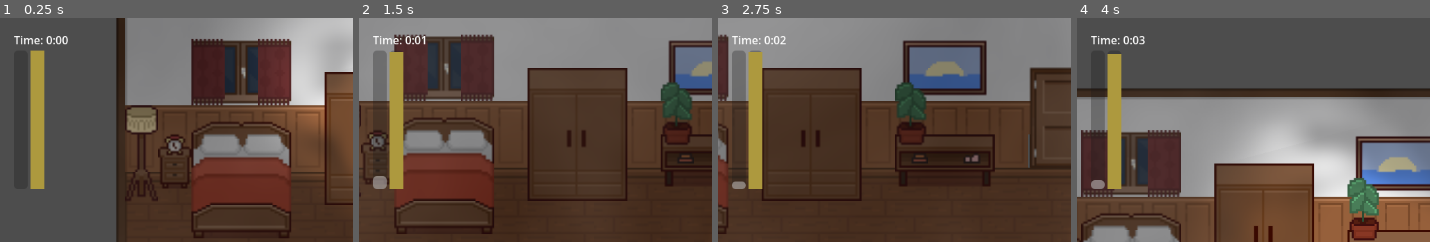
Above: before the commit, frames 1-4 (left to right).
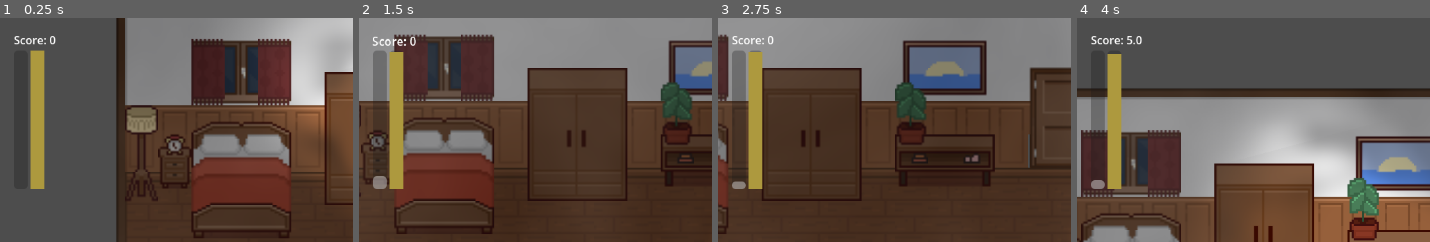
Above: after the commit, the same moments.

Repository: ethantheb/jammers
Game: Godot game, scene res://scenes/bedroom.tscn
Two runs of this game, one before a commit and one after it. Both use one fixed random seed, a clock stepped at 60 frames per second and the inputs below.
Inputs (mouse positions are % of the whole screen's width and height, from its top left):
- Up to frame 1 (0.25 s): no input
- Up to frame 2 (1.5 s): tap Enter at 0.5 s; move the mouse to (81, 45) at 0.52 s; hold Right (ui_right) 0.53-1.28 s; tap Q at 0.6 s; click (81, 45) at 0.67 s; move the mouse to (34, 55) at 1.27 s; hold Down (ui_down) from 1.28 s (still down); tap P at 1.35 s; click (34, 55) at 1.42 s
- Up to frame 3 (2.75 s): tap Space at 2 s; move the mouse to (68, 28) at 2.02 s; release Down (ui_down) at 2.03 s; hold Right (ui_right) from 2.03 s (still down); tap Q at 2.1 s; click (68, 28) at 2.17 s
- Up to frame 4 (4 s): move the mouse to (51, 70) at 2.77 s; release Right (ui_right) at 2.78 s; hold Up (ui_up) 2.78-3.53 s; tap P at 2.85 s; click (51, 70) at 2.92 s; move the mouse to (91, 65) at 3.52 s; hold Left (ui_left) from 3.53 s (still down); tap Q at 3.6 s; click (91, 65) at 3.67 s
The pictures show only the part of the screen within x 0-50%, y 0-50%; the shares and areas given below are measured in that part.

The runs differ from the first frame. In frame 1, 0.4% of the frame differs, in the area x 3-20%, y 8-13%; in frame 2, 0.4%, in the area x 3-19%, y 8-13%; in frame 3, 0.3%; in frame 4, 0.4%.

Commit message:
scoring system

Diff:
--- a/scenes/hud.tscn
+++ b/scenes/hud.tscn
@@ -1,14 +1,15 @@
 [gd_scene format=3 uid="uid://b354j06a8ylbw"]
 
 [ext_resource type="Script" uid="uid://ccungpfaneqye" path="res://scripts/hud.gd" id="1_hud"]
+[ext_resource type="Script" uid="uid://bcw5qltyltgu7" path="res://scripts/impact_label.gd" id="2_oo0fn"]
 
 [sub_resource type="StyleBoxFlat" id="StyleBoxFlat_ahhtf"]
 bg_color = Color(0.6785269, 0.60005844, 0.24203965, 1)
 
-[node name="HUD" type="CanvasLayer" unique_id=214503699]
+[node name="HUD" type="CanvasLayer" unique_id=1677856514]
 script = ExtResource("1_hud")
 
-[node name="MarginContainer" type="MarginContainer" parent="." unique_id=2024882663]
+[node name="MarginContainer" type="MarginContainer" parent="." unique_id=1648712113]
 anchors_preset = 15
 anchor_right = 1.0
 anchor_bottom = 1.0
@@ -19,19 +20,21 @@
 theme_override_constants/margin_right = 20
 theme_override_constants/margin_bottom = 20
 
-[node name="VBoxContainer" type="VBoxContainer" parent="MarginContainer" unique_id=478686627]
+[node name="VBoxContainer" type="VBoxContainer" parent="MarginContainer" unique_id=874052725]
 layout_mode = 2
 size_flags_horizontal = 0
 size_flags_vertical = 0
 
-[node name="TimerLabel" type="Label" parent="MarginContainer/VBoxContainer" unique_id=1496003848]
+[node name="ScoreLabel" type="Label" parent="MarginContainer/VBoxContainer" unique_id=67387949]
 layout_mode = 2
-text = "Time: 0:00"
+text = "Score: 0"
+script = ExtResource("2_oo0fn")
+max_shake_magnitude = 40.0
 
-[node name="HBoxContainer" type="HBoxContainer" parent="MarginContainer/VBoxContainer" unique_id=1731528821]
+[node name="HBoxContainer" type="HBoxContainer" parent="MarginContainer/VBoxContainer" unique_id=1036260222]
 layout_mode = 2
 
-[node name="ProgressBar" type="ProgressBar" parent="MarginContainer/VBoxContainer/HBoxContainer" unique_id=68524460]
+[node name="ProgressBar" type="ProgressBar" parent="MarginContainer/VBoxContainer/HBoxContainer" unique_id=140433787]
 custom_minimum_size = Vector2(20, 200)
 layout_mode = 2
 max_value = 1.0
@@ -39,7 +42,7 @@
 fill_mode = 3
 show_percentage = false
 
-[node name="PissMeter" type="ProgressBar" parent="MarginContainer/VBoxContainer/HBoxContainer" unique_id=1802528513]
+[node name="PissMeter" type="ProgressBar" parent="MarginContainer/VBoxContainer/HBoxContainer" unique_id=353442701]
 custom_minimum_size = Vector2(20, 200)
 layout_mode = 2
 theme_override_styles/fill = SubResource("StyleBoxFlat_ahhtf")
@@ -49,8 +52,8 @@
 fill_mode = 3
 show_percentage = false
 
-[node name="InteractionPrompt" type="Label" parent="." unique_id=1636051199]
-anchors_preset = 14
+[node name="InteractionPrompt" type="Label" parent="." unique_id=1926764483]
+anchors_preset = 7
 anchor_left = 0.5
 anchor_top = 1.0
 anchor_right = 0.5
@@ -62,4 +65,3 @@
 grow_horizontal = 2
 grow_vertical = 0
 horizontal_alignment = 1
-text = ""
--- a/scripts/game.gd
+++ b/scripts/game.gd
@@ -8,6 +8,8 @@
 var _scene_pee_puddle_state: Dictionary = {}
 var _active_scene_root: Node = null
 var _overlay: ColorRect = null
+
+var score: float = 0.0
 
 func _ready() -> void:
 	_active_scene_root = get_tree().current_scene
@@ -19,6 +21,10 @@
 	_overlay.set_anchors_and_offsets_preset(Control.PRESET_FULL_RECT)
 	_overlay.mouse_filter = Control.MOUSE_FILTER_IGNORE
 	canvas.add_child(_overlay)
+
+func add_score(amount: float) -> void:
+	score += amount
+	HUD.update_score(score)
 
 func fade_to_black(duration: float = 0.8) -> void:
 	var tween = create_tween()
--- a/scripts/hud.gd
+++ b/scripts/hud.gd
@@ -2,7 +2,7 @@
 
 const HUD_CANVAS_LAYER: int = 120
 
-@onready var timer_label = $MarginContainer/VBoxContainer/TimerLabel
+@onready var score_label: ImpactLabel = $MarginContainer/VBoxContainer/ScoreLabel
 @onready var progress_bar: ProgressBar = $MarginContainer/VBoxContainer/HBoxContainer/ProgressBar
 @onready var piss_meter: ProgressBar = $MarginContainer/VBoxContainer/HBoxContainer/PissMeter
 @onready var interaction_prompt_label: Label = $InteractionPrompt
@@ -22,6 +22,8 @@
 var continuous_noises: Dictionary[String, float] = {}
 var is_pissing: bool = false
 
+var max_score_instance: float = 500.0
+
 func _ready() -> void:
 	layer = HUD_CANVAS_LAYER
 	original_bar_position = progress_bar.position
@@ -31,7 +33,6 @@
 func _process(delta: float) -> void:
 	elapsed_time += delta
 	time_since_noise += delta
-	update_timer_display()
 	if is_pissing and piss_meter.value > 0.0:
 		piss_meter.value = max(0.0, piss_meter.value - (piss_drain_rate * delta))
 	_apply_continuous_noise(delta)
@@ -50,12 +51,6 @@
 		progress_bar.position = original_bar_position + shake_offset
 	else:
 		progress_bar.position = original_bar_position
-
-func update_timer_display() -> void:
-	var total_seconds = int(elapsed_time)
-	var minutes = total_seconds / 60 as int
-	var seconds = total_seconds % 60
-	timer_label.text = "Time: %d:%02d" % [minutes, seconds]
 
 func make_one_noise(percent: float) -> void:
 	progress_bar.value += percent
@@ -109,10 +104,6 @@
 
 	return BASE_SHAKE_MAGNITUDE * max_magnitude
 
-func reset_timer() -> void:
-	elapsed_time = 0.0
-	update_timer_display()
-
 func set_pissing(active: bool) -> void:
 	is_pissing = active
 
@@ -122,3 +113,7 @@
 	interaction_prompt_label.text = text
 	if font_size > 0:
 		interaction_prompt_label.add_theme_font_size_override("font_size", font_size)
+
+func update_score(score: float) -> void:
+	score_label.text = "Score: " + str(round(score))
+	score_label.add_impact(score / max_score_instance)
--- /dev/null
+++ b/scripts/impact_label.gd
@@ -0,0 +1,35 @@
+class_name ImpactLabel
+extends Label
+
+var magnitude: float = 0.0
+@export var magnitude_decay_rate: float = 0.5 # per second
+@export var max_shake_magnitude: float = 10.0
+@export var max_scale_magnitude: float = 2.0
+
+var base_position: Vector2
+var recent_impacts: Array[Vector2] = []
+
+func _ready() -> void:
+	base_position = position
+
+func _process(_delta: float) -> void:
+	magnitude -= magnitude_decay_rate * get_process_delta_time()
+	magnitude = max(0.0, magnitude)
+
+	var shake_strength = pow(magnitude, 2) * max_shake_magnitude
+	var shake_offset = Vector2(
+		randf_range(-shake_strength, shake_strength),
+		randf_range(-shake_strength, shake_strength)
+	)
+	position = base_position + shake_offset
+
+	var scale_strength = pow(magnitude, 2) * max_scale_magnitude
+	scale = Vector2(1, 1) + Vector2(scale_strength, scale_strength)
+
+func _unhandled_input(event: InputEvent) -> void:
+	if event is InputEventMouseButton and event.pressed and event.button_index == MOUSE_BUTTON_LEFT:
+		add_impact(0.2)
+
+func add_impact(impact: float) -> void:
+	magnitude += impact
+	magnitude = clamp(magnitude, 0, 1)
--- a/scripts/player_pee_controller.gd
+++ b/scripts/player_pee_controller.gd
@@ -139,7 +139,7 @@
 		var move_speed_factor := clampf(_player.velocity.length() / 240.0, 0.0, 1.0)
 		_active_pee_flow_phase += delta * (PEE_MOVE_WOBBLE_SPEED + move_speed_factor * 2.2)
 		_active_pee_flow_drift = lerpf(_active_pee_flow_drift, randf_range(-1.0, 1.0), minf(1.0, delta * PEE_MOVE_WOBBLE_DRIFT_LERP))
-		_emit_along_segment(_active_pee_tip_world, next_tip)
+		_emit_along_segment(delta, _active_pee_tip_world, next_tip)
 		_active_pee_idle_radius = maxf(_active_pee_idle_radius - 20.0 * delta, PEE_TRAIL_CONNECTOR_RADIUS)
 	else:
 		_active_pee_flow_drift = lerpf(_active_pee_flow_drift, 0.0, minf(1.0, delta * 2.0))
@@ -214,11 +214,14 @@
 	_active_pee_ray_query.collision_mask = _player.collision_mask
 	return world.direct_space_state.intersect_ray(_active_pee_ray_query)
 
-func _emit_along_segment(from_world: Vector2, to_world: Vector2) -> int:
+func _emit_along_segment(dt: float, from_world: Vector2, to_world: Vector2) -> int:
 	var delta := to_world - from_world
 	var distance := delta.length()
-	if distance <= 0.001:
+	if distance <= 0.1:
 		return 0
+
+	Game.add_score(randf_range(90, 110) * dt) # initialize score display in HUD
+
 	var dir := delta / distance
 	var perp := Vector2(-dir.y, dir.x)
 	var speed_factor := clampf(_player.velocity.length() / 240.0, 0.0, 1.0)
Not shown, added: scripts/impact_label.gd.uid
